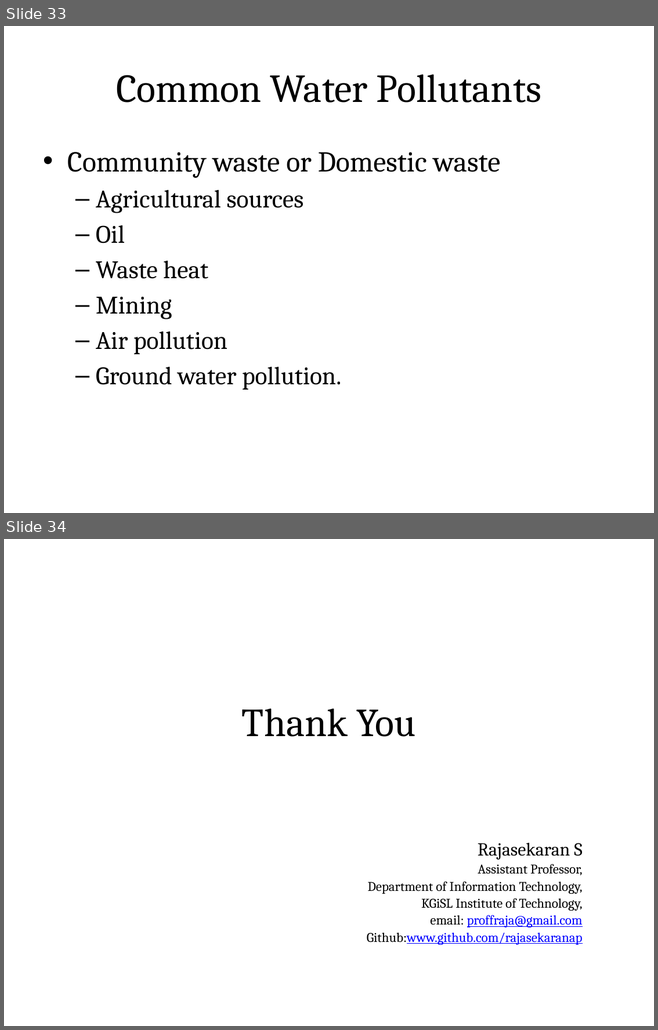
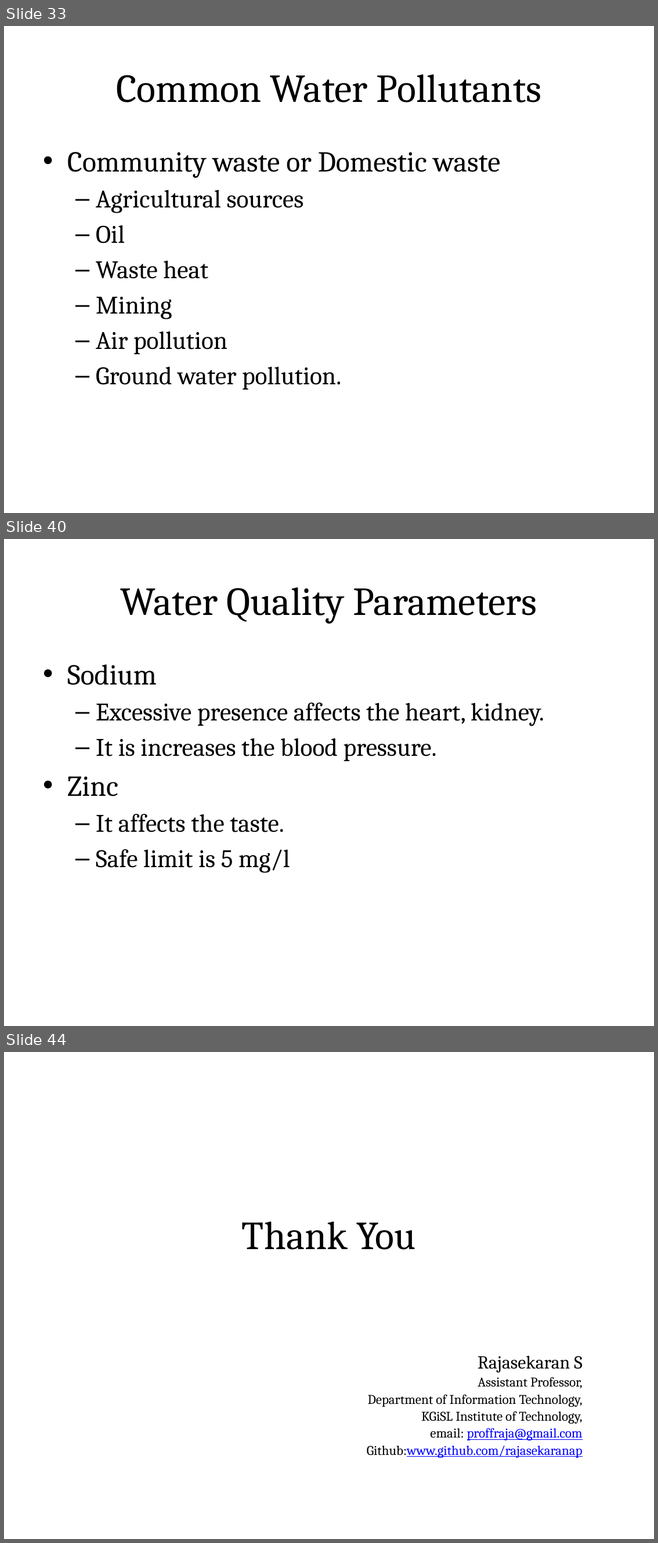
Before and after one commit to rajasekaran36/GE8291-Environmental-Science-and-Engineering, a slide deck: Slides/GE8291-U2.pptx. Shown one above the other, each under a label of ours: slides 33 and 34 before the commit, slides 33, 40 and 44 after it; the slides between them are not shown. The pictures are 658x1030 and 658x1543 pixels, drawn with LibreOffice and Linux fonts; fonts in the diff are those of the drawing. Boxes give left, top, right and bottom in pixels: in the first picture for what was removed or moved away, otherwise in the second. Text is boxed around its words. In the diff, an @@ line names an element or a change of style, - is before the commit and + after.

```diff
--- a/Slides/GE8291-U2.pptx
+++ b/Slides/GE8291-U2.pptx
@@ slide 40 added at (4,539,654,1026), background #FFFFFF @@
@@ title added at (36,559,621,640), fill gradient #DAFDA7 to #E4FCC2 to #F5FFE7, outline #98B955 0.75 pt, 44 pt, text #000000 @@
+Water Quality Parameters
@@ text added at (67,664,544,873), 28 pt, text #000000 @@
+• Sodium
+  – Excessive presence affects the heart, kidney.
+  – It is increases the blood pressure.
+• Zinc
+  – It affects the taste.
+  – Safe limit is 5 mg/l
@@ what was slide 34 is now slide 44 @@
```
Also in this commit, not shown: 9 other slides added, 1 other file.
